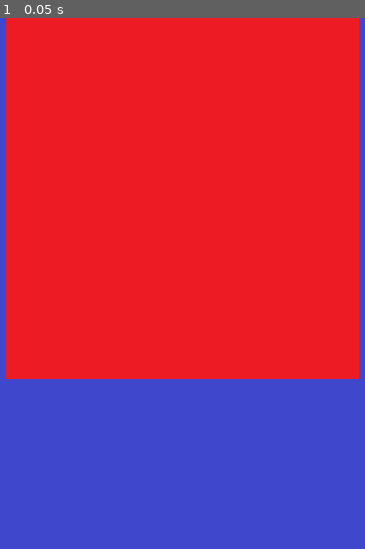
Above: before the commit, frame 1.
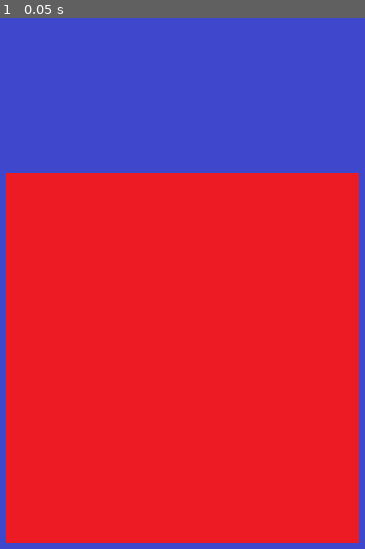
Above: after the commit, the same moment.

Repository: rhiannonst/ggj-2026-masquerblade
Game: Godot game, scene res://DanceFloor.tscn
Two runs of this game, one before a commit and one after it. Both use one fixed random seed, a clock stepped at 60 frames per second and the inputs below. The project has no main scene, so this scene is started directly.
Inputs:
- Up to frame 1 (0.05 s): no input

The runs differ from the first frame. In frame 1, 58% of the frame differs, in the area x 1-99%, y 0-99%.

Commit message:
dancefloor setup

Diff:
--- a/masquerblade/DanceFloor.tscn
+++ b/masquerblade/DanceFloor.tscn
@@ -3,6 +3,7 @@
 [ext_resource type="Texture2D" uid="uid://b4y8ni7tf0rme" path="res://Room_Placeholder.png" id="1_4cdkr"]
 [ext_resource type="PackedScene" uid="uid://5egujfrgey0" path="res://Player.tscn" id="2_elpka"]
 [ext_resource type="Texture2D" uid="uid://5cmjrh8d0t4h" path="res://Enemy_Placeholder.png" id="3_devcc"]
+[ext_resource type="Script" uid="uid://beb8dae4sh6bn" path="res://player.gd" id="3_elpka"]
 
 [node name="DanceFloor" type="Node2D" unique_id=281077450]
 
@@ -11,7 +12,8 @@
 texture = ExtResource("1_4cdkr")
 
 [node name="Player" parent="." unique_id=54703463 instance=ExtResource("2_elpka")]
-position = Vector2(-1506, -10)
+position = Vector2(-1506, 168)
+script = ExtResource("3_elpka")
 
 [node name="EnemyLocation1" type="Node2D" parent="." unique_id=90284962]
 position = Vector2(-639, -16)
--- a/masquerblade/Player.tscn
+++ b/masquerblade/Player.tscn
@@ -1,19 +1,211 @@
 [gd_scene format=3 uid="uid://5egujfrgey0"]
 
+[ext_resource type="Texture2D" uid="uid://dpdpf6urfuw0q" path="res://spritesheet1.png" id="1_kpjcp"]
 [ext_resource type="Texture2D" uid="uid://bfgg0wuycophf" path="res://Player_Placeholder.png" id="1_xhfnw"]
+
+[sub_resource type="AtlasTexture" id="AtlasTexture_e80uo"]
+atlas = ExtResource("1_kpjcp")
+region = Rect2(0, 0, 150, 150)
+
+[sub_resource type="AtlasTexture" id="AtlasTexture_cxr5p"]
+atlas = ExtResource("1_kpjcp")
+region = Rect2(150, 0, 150, 150)
+
+[sub_resource type="AtlasTexture" id="AtlasTexture_tdg3f"]
+atlas = ExtResource("1_kpjcp")
+region = Rect2(300, 0, 150, 150)
+
+[sub_resource type="AtlasTexture" id="AtlasTexture_dtqjt"]
+atlas = ExtResource("1_kpjcp")
+region = Rect2(450, 0, 150, 150)
+
+[sub_resource type="AtlasTexture" id="AtlasTexture_5ncpa"]
+atlas = ExtResource("1_kpjcp")
+region = Rect2(600, 0, 150, 150)
+
+[sub_resource type="AtlasTexture" id="AtlasTexture_wi0c6"]
+atlas = ExtResource("1_kpjcp")
+region = Rect2(750, 0, 150, 150)
+
+[sub_resource type="AtlasTexture" id="AtlasTexture_hp6x6"]
+atlas = ExtResource("1_kpjcp")
+region = Rect2(900, 0, 150, 150)
+
+[sub_resource type="AtlasTexture" id="AtlasTexture_3tkgg"]
+atlas = ExtResource("1_kpjcp")
+region = Rect2(1050, 0, 150, 150)
+
+[sub_resource type="AtlasTexture" id="AtlasTexture_l6ohk"]
+atlas = ExtResource("1_kpjcp")
+region = Rect2(1200, 0, 150, 150)
+
+[sub_resource type="AtlasTexture" id="AtlasTexture_oudfo"]
+atlas = ExtResource("1_kpjcp")
+region = Rect2(1350, 0, 150, 150)
+
+[sub_resource type="AtlasTexture" id="AtlasTexture_d6rpx"]
+atlas = ExtResource("1_kpjcp")
+region = Rect2(1500, 0, 150, 150)
+
+[sub_resource type="AtlasTexture" id="AtlasTexture_r3kul"]
+atlas = ExtResource("1_kpjcp")
+region = Rect2(1650, 0, 150, 150)
+
+[sub_resource type="AtlasTexture" id="AtlasTexture_jatw7"]
+atlas = ExtResource("1_kpjcp")
+region = Rect2(1800, 0, 150, 150)
+
+[sub_resource type="AtlasTexture" id="AtlasTexture_rv870"]
+atlas = ExtResource("1_kpjcp")
+region = Rect2(1950, 0, 150, 150)
+
+[sub_resource type="AtlasTexture" id="AtlasTexture_efikj"]
+atlas = ExtResource("1_kpjcp")
+region = Rect2(2100, 0, 150, 150)
+
+[sub_resource type="AtlasTexture" id="AtlasTexture_itxgx"]
+atlas = ExtResource("1_kpjcp")
+region = Rect2(2250, 0, 150, 150)
+
+[sub_resource type="AtlasTexture" id="AtlasTexture_cgsek"]
+atlas = ExtResource("1_kpjcp")
+region = Rect2(2400, 0, 150, 150)
+
+[sub_resource type="AtlasTexture" id="AtlasTexture_0pi4m"]
+atlas = ExtResource("1_kpjcp")
+region = Rect2(2550, 0, 150, 150)
+
+[sub_resource type="AtlasTexture" id="AtlasTexture_sg6sq"]
+atlas = ExtResource("1_kpjcp")
+region = Rect2(2700, 0, 150, 150)
+
+[sub_resource type="AtlasTexture" id="AtlasTexture_h84ma"]
+atlas = ExtResource("1_kpjcp")
+region = Rect2(2850, 0, 150, 150)
+
+[sub_resource type="AtlasTexture" id="AtlasTexture_47wu6"]
+atlas = ExtResource("1_kpjcp")
+region = Rect2(3000, 0, 150, 150)
+
+[sub_resource type="AtlasTexture" id="AtlasTexture_2n1s8"]
+atlas = ExtResource("1_kpjcp")
+region = Rect2(3150, 0, 150, 150)
+
+[sub_resource type="AtlasTexture" id="AtlasTexture_3vjad"]
+atlas = ExtResource("1_kpjcp")
+region = Rect2(3300, 0, 150, 150)
+
+[sub_resource type="AtlasTexture" id="AtlasTexture_yt0h1"]
+atlas = ExtResource("1_kpjcp")
+region = Rect2(3450, 0, 150, 150)
+
+[sub_resource type="AtlasTexture" id="AtlasTexture_vd78s"]
+atlas = ExtResource("1_kpjcp")
+region = Rect2(3600, 0, 150, 150)
+
+[sub_resource type="SpriteFrames" id="SpriteFrames_ictha"]
+animations = [{
+"frames": [{
+"duration": 1.0,
+"texture": SubResource("AtlasTexture_e80uo")
+}, {
+"duration": 1.0,
+"texture": SubResource("AtlasTexture_cxr5p")
+}, {
+"duration": 1.0,
+"texture": SubResource("AtlasTexture_tdg3f")
+}, {
+"duration": 1.0,
+"texture": SubResource("AtlasTexture_dtqjt")
+}, {
+"duration": 1.0,
+"texture": SubResource("AtlasTexture_5ncpa")
+}, {
+"duration": 1.0,
+"texture": SubResource("AtlasTexture_wi0c6")
+}, {
+"duration": 1.0,
+"texture": SubResource("AtlasTexture_hp6x6")
+}, {
+"duration": 1.0,
+"texture": SubResource("AtlasTexture_3tkgg")
+}, {
+"duration": 1.0,
+"texture": SubResource("AtlasTexture_l6ohk")
+}, {
+"duration": 1.0,
+"texture": SubResource("AtlasTexture_oudfo")
+}, {
+"duration": 1.0,
+"texture": SubResource("AtlasTexture_d6rpx")
+}, {
+"duration": 1.0,
+"texture": SubResource("AtlasTexture_r3kul")
+}, {
+"duration": 1.0,
+"texture": SubResource("AtlasTexture_jatw7")
+}, {
+"duration": 1.0,
+"texture": SubResource("AtlasTexture_rv870")
+}, {
+"duration": 1.0,
+"texture": SubResource("AtlasTexture_efikj")
+}, {
+"duration": 1.0,
+"texture": SubResource("AtlasTexture_itxgx")
+}, {
+"duration": 1.0,
+"texture": SubResource("AtlasTexture_cgsek")
+}, {
+"duration": 1.0,
+"texture": SubResource("AtlasTexture_0pi4m")
+}, {
+"duration": 1.0,
+"texture": SubResource("AtlasTexture_sg6sq")
+}, {
+"duration": 1.0,
+"texture": SubResource("AtlasTexture_h84ma")
+}, {
+"duration": 1.0,
+"texture": SubResource("AtlasTexture_47wu6")
+}, {
+"duration": 1.0,
+"texture": SubResource("AtlasTexture_2n1s8")
+}, {
+"duration": 1.0,
+"texture": SubResource("AtlasTexture_3vjad")
+}, {
+"duration": 1.0,
+"texture": SubResource("AtlasTexture_yt0h1")
+}, {
+"duration": 1.0,
+"texture": SubResource("AtlasTexture_vd78s")
+}],
+"loop": true,
+"name": &"default",
+"speed": 9.0
+}]
 
 [sub_resource type="CircleShape2D" id="CircleShape2D_kpjcp"]
 radius = 178.21896
 
 [node name="Player" type="CharacterBody2D" unique_id=54703463]
 
+[node name="AnimatedSprite2D" type="AnimatedSprite2D" parent="." unique_id=1178556269]
+visible = false
+position = Vector2(0, -73)
+sprite_frames = SubResource("SpriteFrames_ictha")
+frame_progress = 0.6841429
+
 [node name="Sprite2D" type="Sprite2D" parent="." unique_id=2045816674]
-position = Vector2(0, -184)
+position = Vector2(0, -186)
 texture = ExtResource("1_xhfnw")
 flip_h = true
 
 [node name="CollisionShape2D" type="CollisionShape2D" parent="." unique_id=745428902]
-position = Vector2(0, -82)
+position = Vector2(0, -165)
+scale = Vector2(1.0409268, 1.0386018)
 shape = SubResource("CircleShape2D_kpjcp")
 
 [node name="Camera2D" type="Camera2D" parent="." unique_id=373332629]
+position = Vector2(0, -166)
--- /dev/null
+++ b/masquerblade/player.gd
@@ -0,0 +1,5 @@
+extends CharacterBody2D
+
+
+func _ready():
+	print("This node is ready!")
Not shown, added: masquerblade/player.gd.uid
Binary file added: masquerblade/spritesheet1.png
Not shown, added: masquerblade/spritesheet1.png.import
